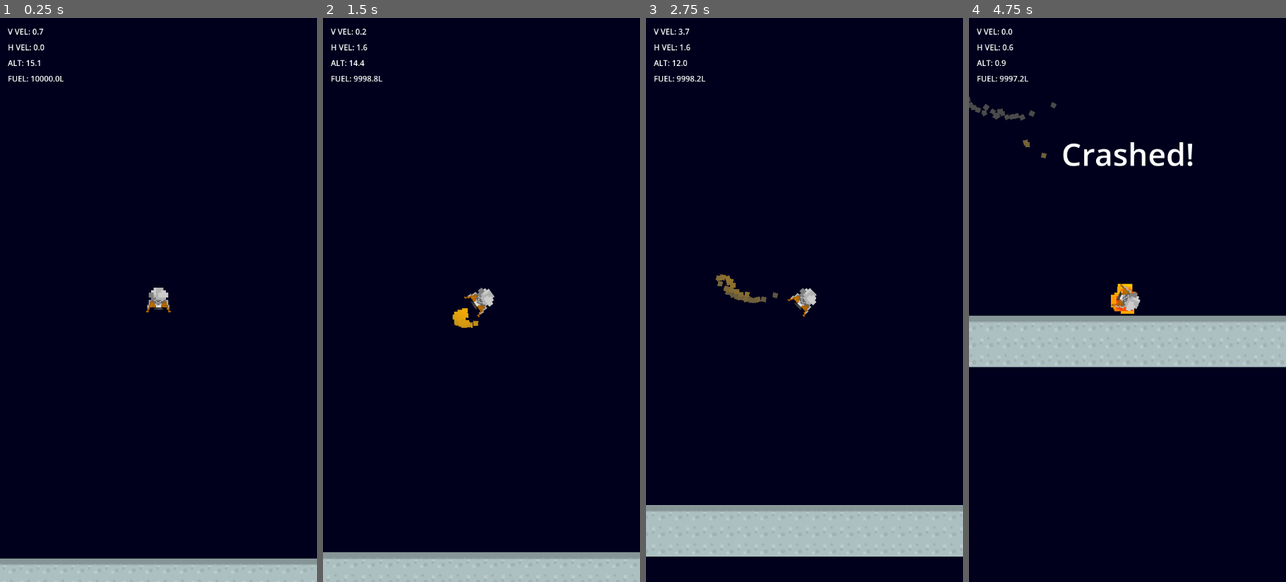
Above: before the commit, frames 1-4 (left to right).
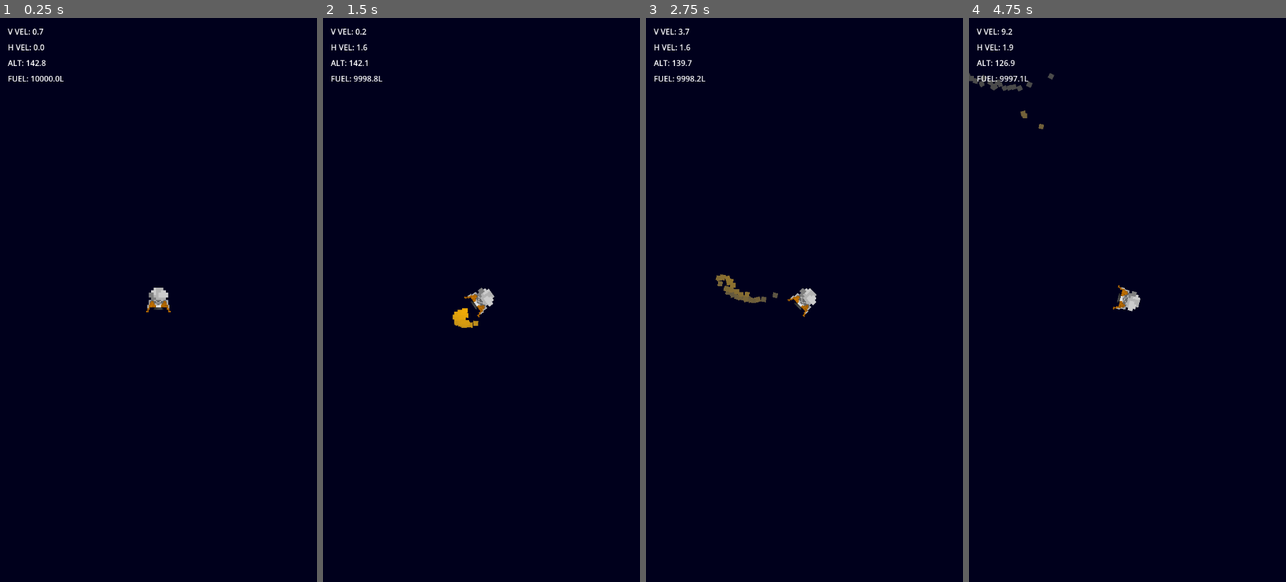
Above: after the commit, the same moments.

Repository: jakemeinershagen/lander
Game: Godot game, scene res://scenes/world.tscn
The game is run twice, just before and just after one commit, with the same random seed, the same clock (stepped at 60 frames per second) and the same inputs.
Inputs (mouse positions are in pixels of both pictures, inside the frame that each line leads up to):
- Up to frame 1 (0.25 s): no input
- Up to frame 2 (1.5 s): move the mouse to (551, 271) at 0.52 s; hold Space (burn) 0.53-1.28 s; hold Right (roll_right) from 0.53 s (still down); move the mouse to (418, 328) at 1.27 s; tap Mouse wheel up (zoom_in) at 1.35 s
- Up to frame 3 (2.75 s): move the mouse to (836, 175) at 2.02 s; release Right (roll_right) at 2.03 s; hold A (roll_left) from 2.03 s (still down); tap Mouse wheel down (zoom_out) at 2.1 s
- Up to frame 4 (4.75 s): move the mouse to (1111, 412) at 2.77 s; release A (roll_left) at 2.78 s; hold Right (roll_right) 2.78-4.28 s; tap Space (burn) at 2.85 s; move the mouse to (1222, 384) at 3.52 s; tap Mouse wheel up (zoom_in) at 3.6 s; move the mouse to (1032, 215) at 4.27 s; hold A (roll_left) from 4.28 s (still down); tap Mouse wheel down (zoom_out) at 4.35 s

The runs differ from the first frame. In frame 1, 4.3% of the frame differs, in the area x 0-100%, y 7-100%; in frame 2, 5.4%; in frame 3, 9.2%; in frame 4, 11%, in the area x 0-100%, y 1-62%.

Commit message:
final touches

Diff:
--- a/scenes/world.tscn
+++ b/scenes/world.tscn
@@ -188,7 +188,7 @@
 script = ExtResource("3_v4ukn")
 
 [node name="Ship" parent="." instance=ExtResource("2_pttrc")]
-position = Vector2(784, -1061)
+position = Vector2(784, -10000)
 
 [node name="HUD" type="CanvasLayer" parent="."]
 
--- a/scripts/player.gd
+++ b/scripts/player.gd
@@ -59,12 +59,12 @@
 	$ExplosionSound.play()
 	$ExplosionAndSmoke.start()
 	game_over = true
-	emit_signal("landing_fail")
+	landing_fail.emit()
 
 func _on_success_hitbox_body_entered(body: Node2D) -> void:
 	if body is TileMapLayer and velocity.length() / Globals.tile_size.y <= 5.0:
 		game_over = true
-		emit_signal("landing_success")
+		landing_success.emit()
 	elif body is TileMapLayer:
 		fail()
 
--- a/scripts/volume.gd
+++ b/scripts/volume.gd
@@ -8,8 +8,8 @@
 	value = db_to_linear(AudioServer.get_bus_volume_db(_bus_index))
 
 
-func _on_value_changed(value: float) -> void:
-	AudioServer.set_bus_volume_db(_bus_index, linear_to_db(value))
+func _on_value_changed(new_value: float) -> void:
+	AudioServer.set_bus_volume_db(_bus_index, linear_to_db(new_value))
 
 
 func _on_drag_started() -> void:
Not shown, changed: README.md
